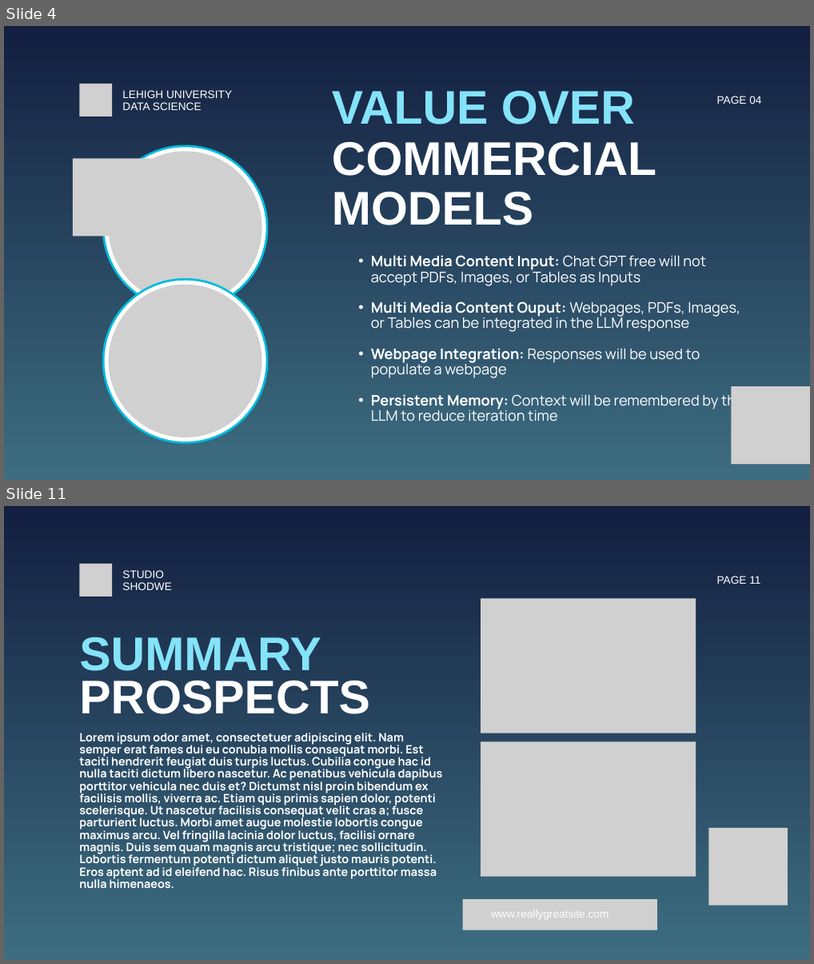
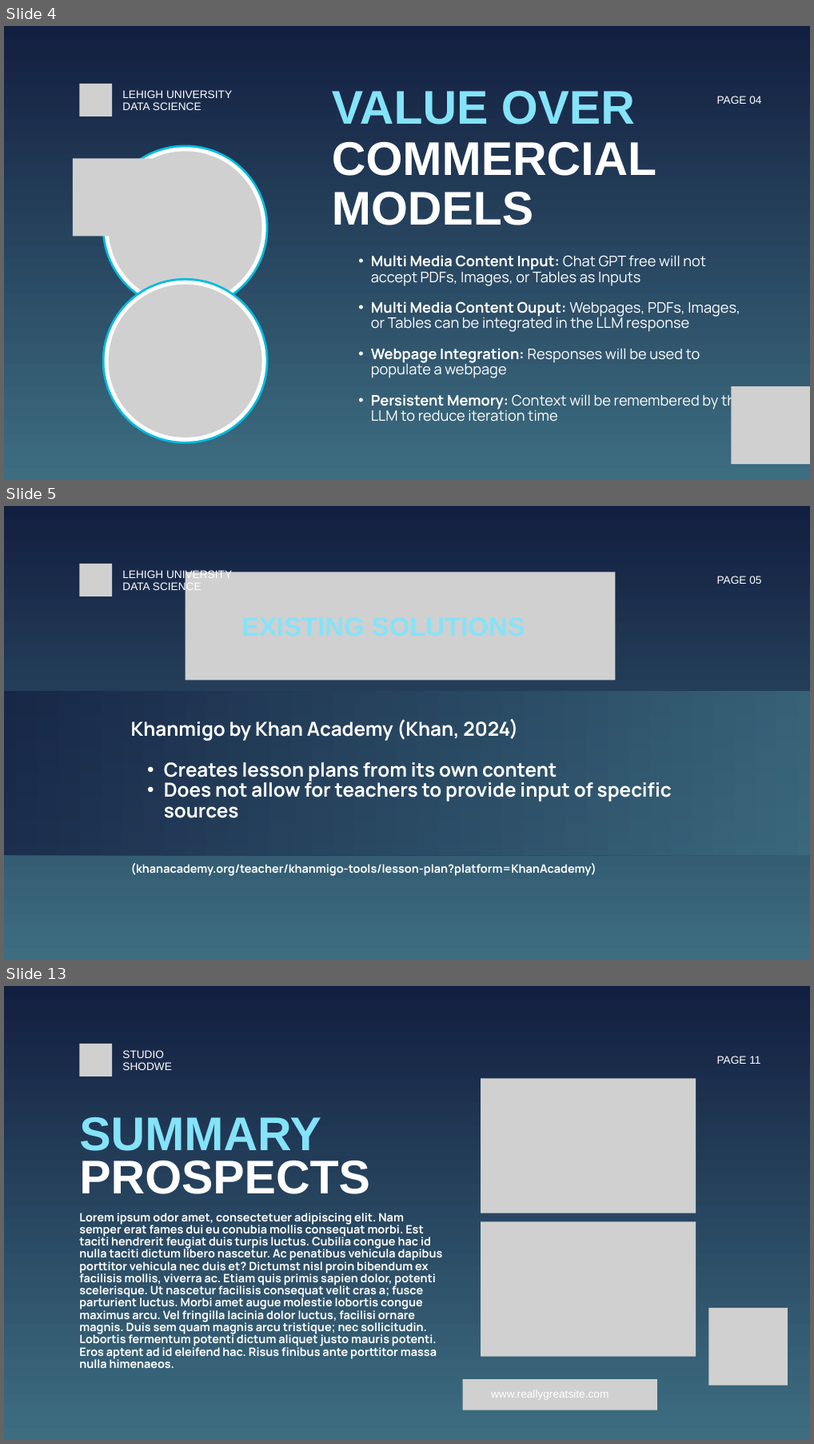
Before and after one commit to EddieMcGowan/AI-Powered_Course_Module_Generator, a slide deck: Project Presentation Draft.pptx. Shown one above the other, each under a label of ours: slides 4 and 11 before the commit, slides 4, 5 and 13 after it; the slides between them are not shown. The pictures are 814x964 and 814x1444 pixels, drawn with LibreOffice and Linux fonts; fonts in the diff are those of the drawing; grey boxes stand for pictures. Boxes give left, top, right and bottom in pixels: in the first picture for what was removed or moved away, otherwise in the second. Text is boxed around its words. In the diff, an @@ line names an element or a change of style, - is before the commit and + after.

```diff
--- a/Project Presentation Draft.pptx
+++ b/Project Presentation Draft.pptx
@@ slide 5 added at [4, 506, 810, 960], background gradient #131F40 to #3D6D81 @@
@@ picture added at [79, 564, 112, 596] @@
@@ text added at [122, 569, 232, 592], 19.5 pt, text #FFFFFF @@
+LEHIGH UNIVERSITY
+DATA SCIENCE
@@ picture added at [186, 572, 616, 680] @@
@@ text added at [718, 576, 762, 584], 19.5 pt, text #FFFFFF @@
+PAGE 05
@@ freeform shape added at [4, 691, 810, 855], fill gradient #131F40 to #3D6D81 @@
@@ text added at [131, 719, 672, 876], 34.6 pt, text #FFFFFF, bold @@
+Khanmigo by Khan Academy (Khan, 2024)
+  • Creates lesson plans from its own content
+  • Does not allow for teachers to provide input of specific sources
+(khanacademy.org/teacher/khanmigo-tools/lesson-plan?platform=KhanAcademy)
@@ what was slide 11 is now slide 13 @@
```
Also in this commit, not shown: 7 slides changed, 1 slide removed.
